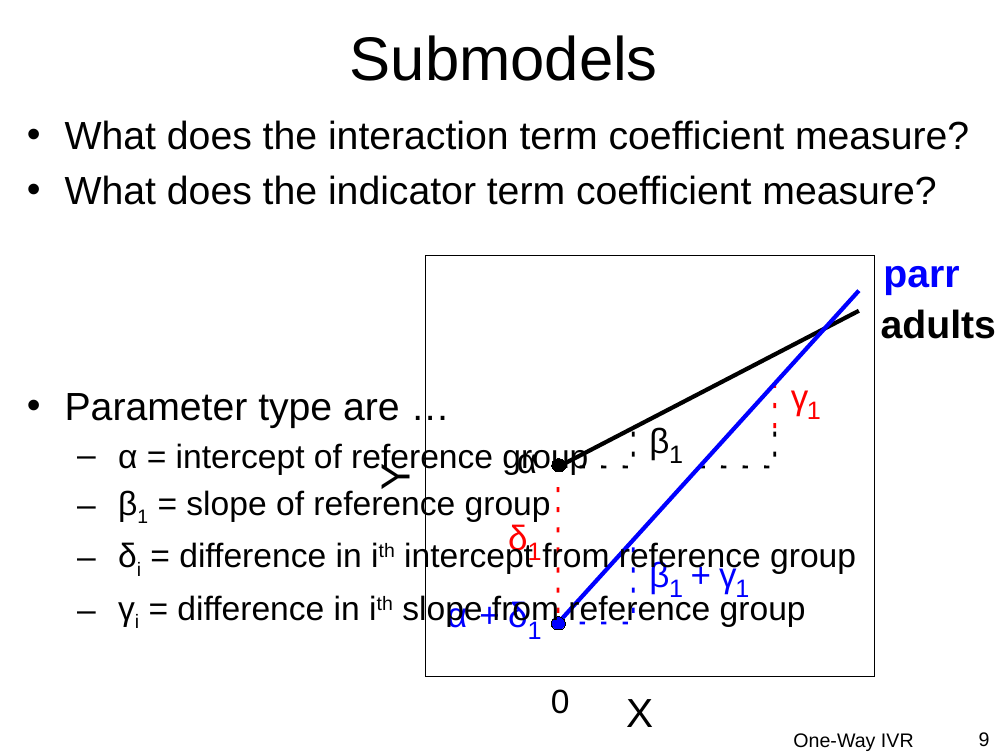
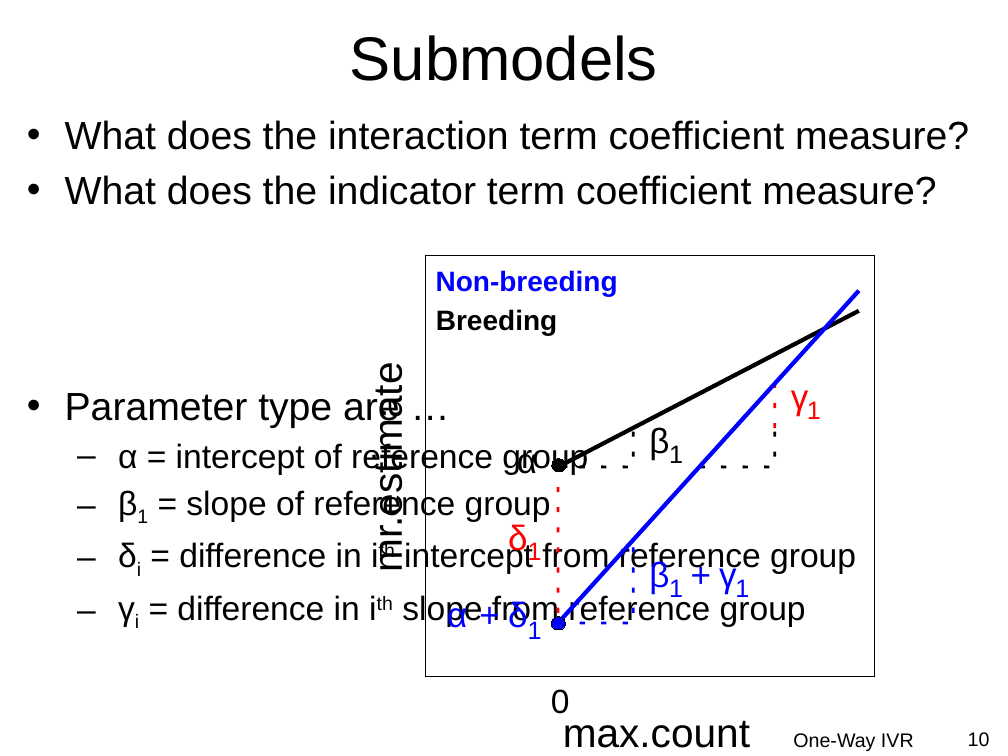
Before and after one commit to droglenc/NCMTH207, a slide deck: slide 10 of modules/IVRegression/PPT.pptx (slide 9 before the commit). Drawn at 1008x756 pixels with LibreOffice and Linux fonts; fonts in the diff are those of the drawing; background and template pictures are left out. Boxes give left, top, right and bottom in pixels: in the first picture for what was removed or moved away, otherwise in the second. Text is boxed around its words. In the diff, an @@ line names an element or a change of style, - is before the commit and + after.

```diff
--- a/modules/IVRegression/PPT.pptx
+++ b/modules/IVRegression/PPT.pptx
@@ group removed at [373, 266, 996, 727]: 4 texts @@
-X
-Y
-adults
-parr
@@ group added at [365, 270, 750, 748]: 4 texts @@
+max.count
+mr.estimate
+Breeding
+Non-breeding
@@ page number at [968, 732, 990, 747]: text changed @@
-9
+10
```
Also in this commit, not shown: 11 other slides changed, 24 other files.
